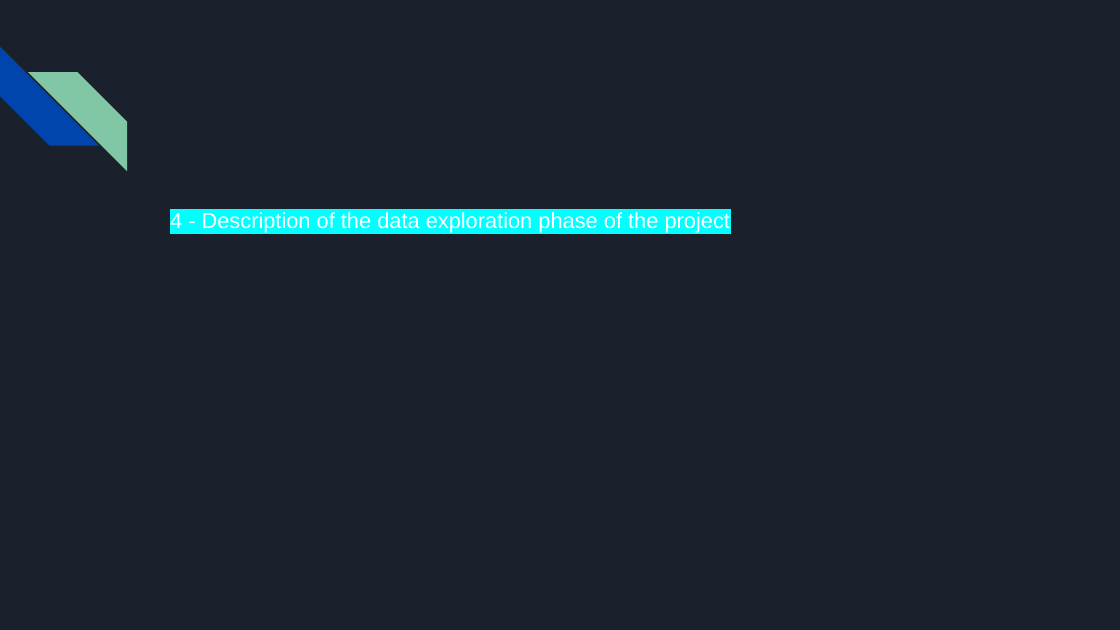
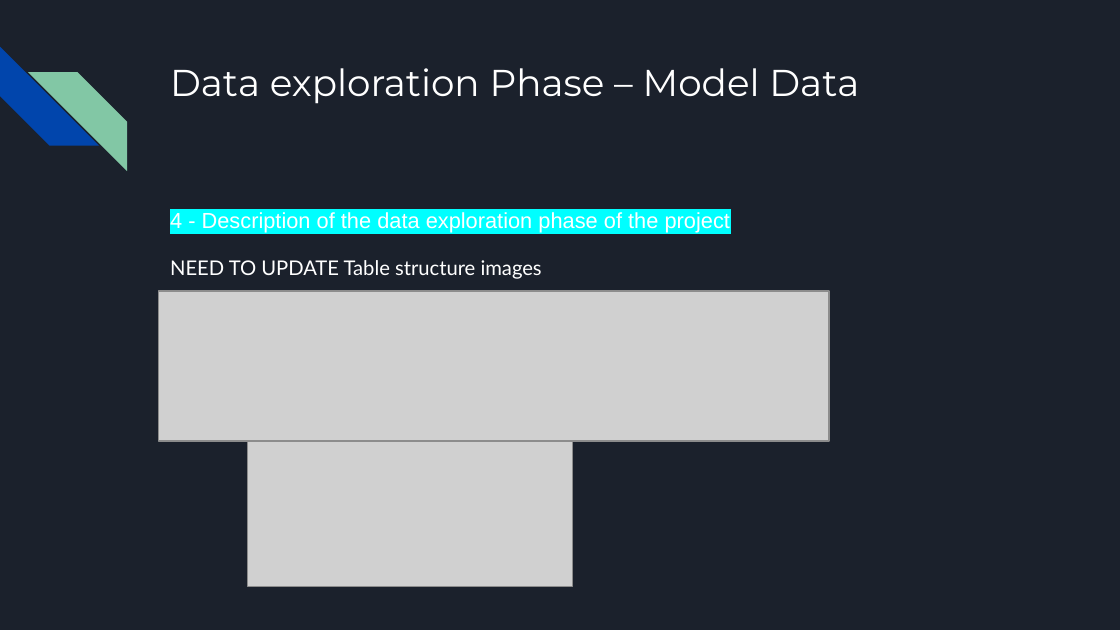
Before and after one commit to Ayesha-da/pneumonia_detection_analysis, a slide deck: slide 8 of Pneumonia Analysis Presentation.pptx (slide 7 before the commit). Drawn at 1120x630 pixels with LibreOffice and Linux fonts; fonts in the diff are those of the drawing; grey boxes stand for pictures. Boxes give left, top, right and bottom in pixels: in the first picture for what was removed or moved away, otherwise in the second. Text is boxed around its words. In the diff, an @@ line names an element or a change of style, - is before the commit and + after.

```diff
--- a/Pneumonia Analysis Presentation.pptx
+++ b/Pneumonia Analysis Presentation.pptx
@@ title added at <box>170,68,859,104</box>, 24 pt, text #FFFFFF @@
+Data exploration Phase – Model Data
@@ text at <box>170,260,542,279</box>: paragraph added @@
+NEED TO UPDATE Table structure images
@@ picture added at <box>159,291,829,441</box> @@
@@ picture added at <box>248,441,572,587</box> @@
```
Also in this commit, not shown: 6 other slides changed, 5 slides added, 3 slides removed.
